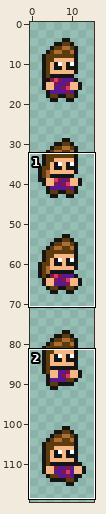
A sprite sheet gets an edit: assets/images/spritesheets/mom.png. The picture above shows the old version from afar; the outline marks the close-up.
Close-up. First the earlier version:
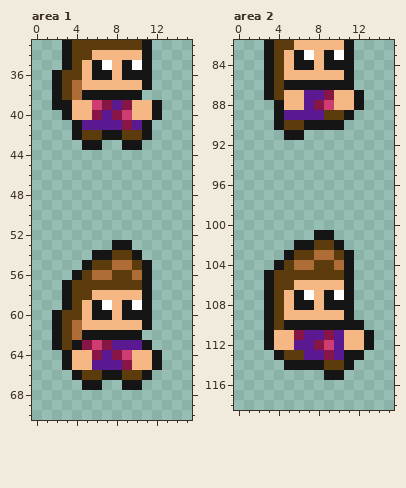
The file is 16x120 pixels. Shown: area 1: x 0..15, y 33..70; area 2: x 0..15, y 82..118.
After the commit:
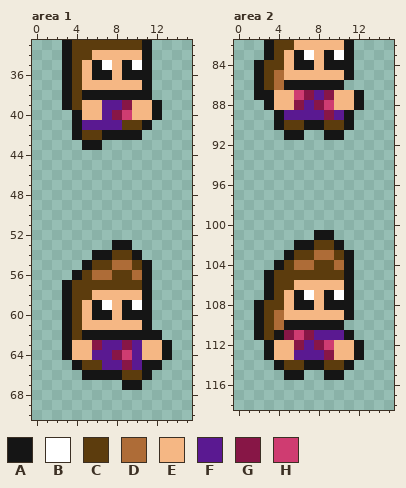
Palette (. is transparent): A #151515  B #ffffff  C #5c3c0d  D #ae6c37  E #f5b784  F #5a1991  G #871646  H #cf3c71
Changes in this commit:
Area 1:
y 36: x 2..3 AC -> .A
y 37: x 2..4 ACD -> .AC
y 38: x 2..4 ACD -> .AC; x 11 . -> A
y 39: x 2 A -> .; x 4 E -> C; x 6..7 HG -> EF
y 40: x 3..4 AE -> .A; x 6 G -> E
y 41: x 9..10 GF -> CC
y 42: x 9..11 CCA -> AA.
y 43: x 9..10 AA -> ..
y 60: x 2..3 AC -> .A
y 61: x 2..4 ACD -> .AC
y 62: x 2..4 ACD -> .AC; x 11..12 .. -> AA
y 63: x 2..7 ACAGHG -> .AEEGF; x 9 F -> G; x 11..13 A.. -> EEA
y 64: x 6 G -> F; x 10 E -> F; x 12..13 A. -> EA
y 65: x 3..6 AEEF -> .ACC; x 10..11 EE -> FA
y 66: x 4..6 ACC -> .AA
y 67: x 5..6 AA -> ..
Area 2:
y 84: x 2..3 .A -> AC
y 85: x 2..4 .AC -> ACD
y 86: x 2..4 .AC -> ACD; x 11 A -> .
y 87: x 2 . -> A; x 4 C -> E; x 6..7 EF -> HG
y 88: x 3..4 .A -> AE; x 6 E -> G
y 89: x 9..10 CC -> GF
y 90: x 9..11 AA. -> CCA
y 91: x 9..10 .. -> AA
y 108: x 2..3 .A -> AC
y 109: x 2..4 .AC -> ACD
y 110: x 2..4 .AC -> ACD; x 11..12 AA -> ..
y 111: x 2..7 .AEEGF -> ACAGHG; x 9 G -> F; x 11..13 EEA -> A..
y 112: x 6 F -> G; x 10 F -> E; x 12..13 EA -> A.
y 113: x 3..6 .ACC -> AEEF; x 10..11 FA -> EE
y 114: x 4..6 .AA -> ACC
y 115: x 5..6 .. -> AA
